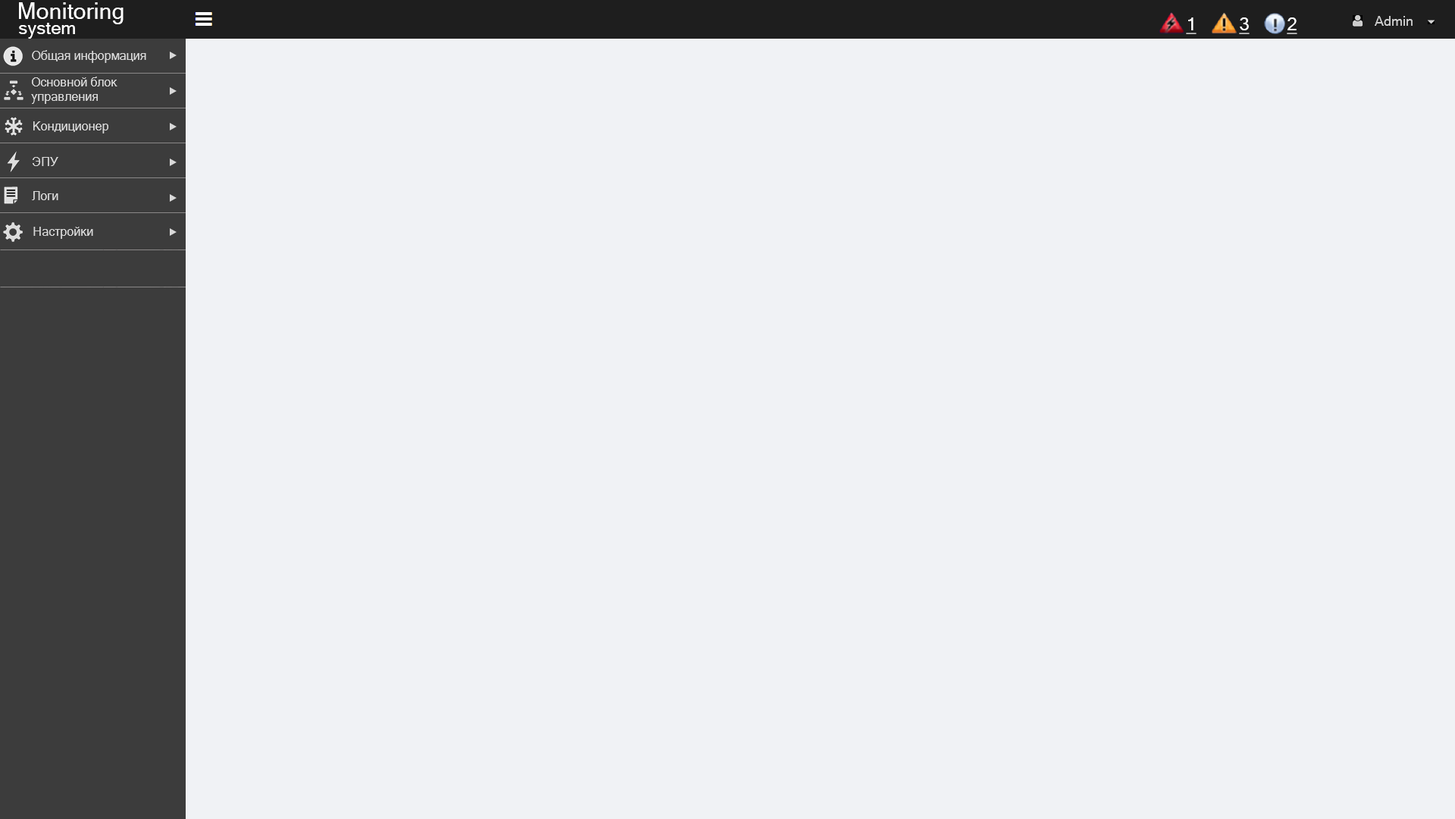
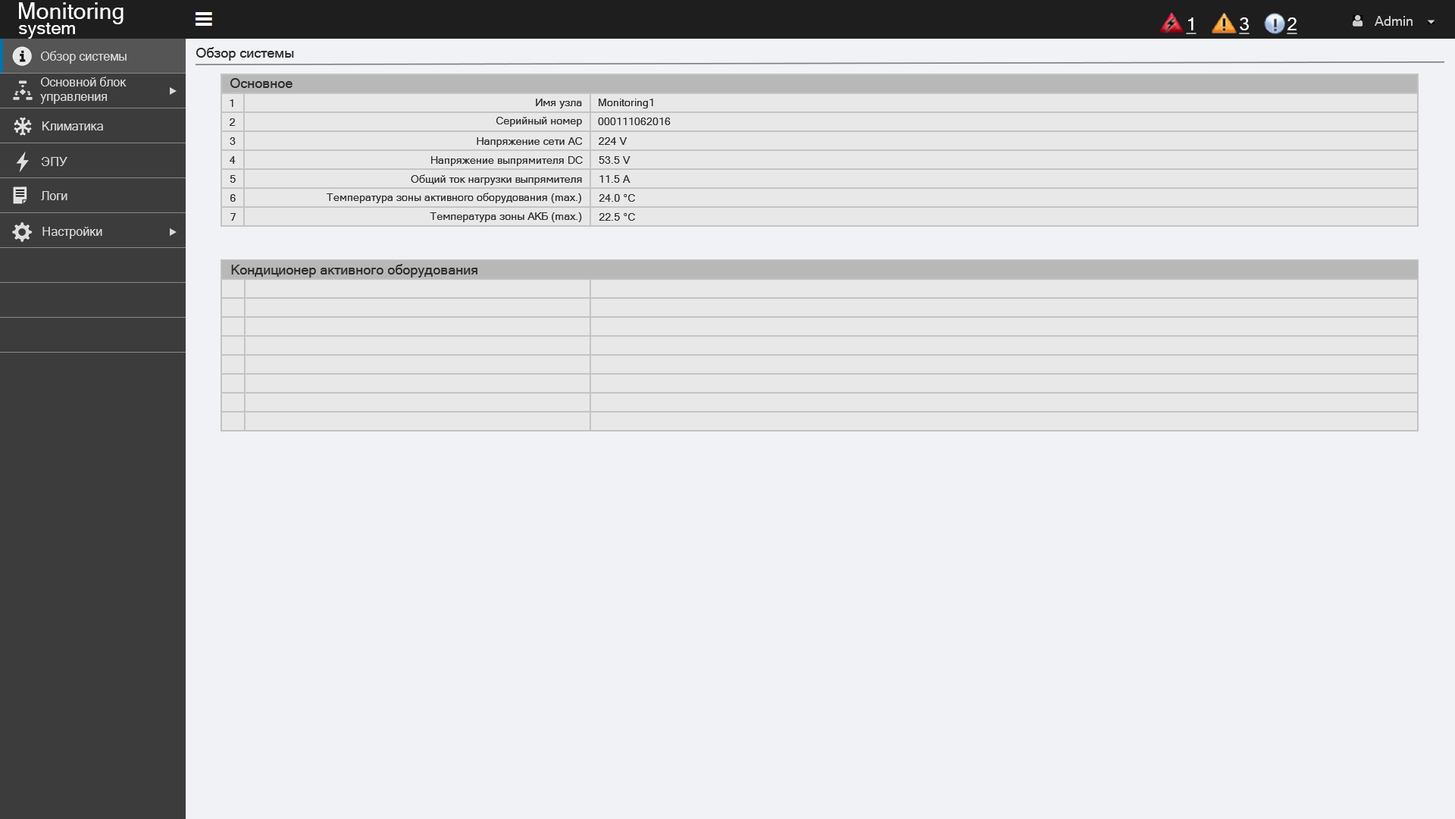
Before/after of a w=1455, h=819 layered artwork. What changed in the layer stack:
added group "Menu_left" with 17 layers above "Обзор системы" over 0, 38, 186, 353
added group "Обзор системы" (2nd of 3) with 48 layers above "Main_background_menu" over 195, 46, 1445, 432
added group "Основное" (1st of 2, in "Обзор системы") with 32 layers in group "Обзор системы" over 220, 73, 1419, 227
added layer "table_row_0" (1st of 2, in "Обзор системы" › "Основное") in group "Основное" over 220, 73, 1419, 94
added layer "table_row_1" (1st of 2, in "Обзор системы" › "Основное") in group "Основное" over 220, 92, 1419, 113
added layer "table_row_2" (1st of 2, in "Обзор системы" › "Основное") in group "Основное" over 220, 111, 1419, 132
added layer "table_row_3" (1st of 2, in "Обзор системы" › "Основное") in group "Основное" over 220, 130, 1419, 151
added layer "table_row_4" (1st of 2, in "Обзор системы" › "Основное") in group "Основное" over 220, 149, 1419, 170
added layer "table_row_5" (1st of 2, in "Обзор системы" › "Основное") in group "Основное" over 220, 168, 1419, 189
added group "Кондиционер активного оборудования" (1st of 2, in "Обзор системы") with 12 layers in group "Обзор системы" over 220, 259, 1419, 432
added layer "table_row_5" (2nd of 2, in "Обзор системы" › "Кондиционер активного оборудования") in group "Кондиционер активного оборудования" over 220, 353, 1419, 375
added layer "table_row_6" (2nd of 2, in "Обзор системы" › "Кондиционер активного оборудования") in group "Кондиционер активного оборудования" over 220, 372, 1419, 394
added layer "table_row_7" (2nd of 2, in "Обзор системы" › "Кондиционер активного оборудования") in group "Кондиционер активного оборудования" over 220, 391, 1419, 413
added layer "table_row_8" in group "Кондиционер активного оборудования" over 220, 410, 1419, 432
…and 58 more changes (38 added, 10 moved_by, 3 painted, 6 removed, 9 renamed, 13 stack)
